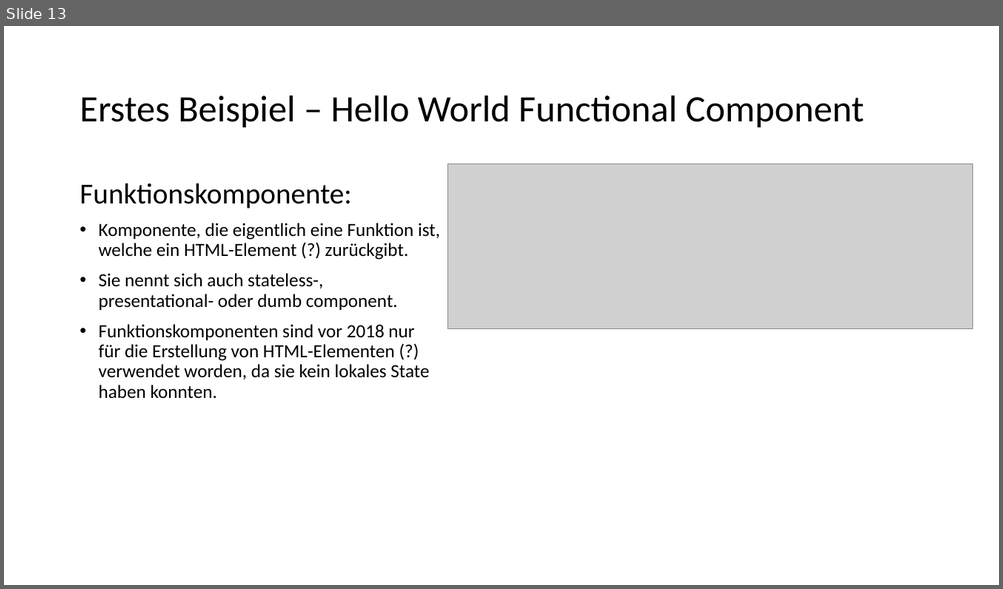
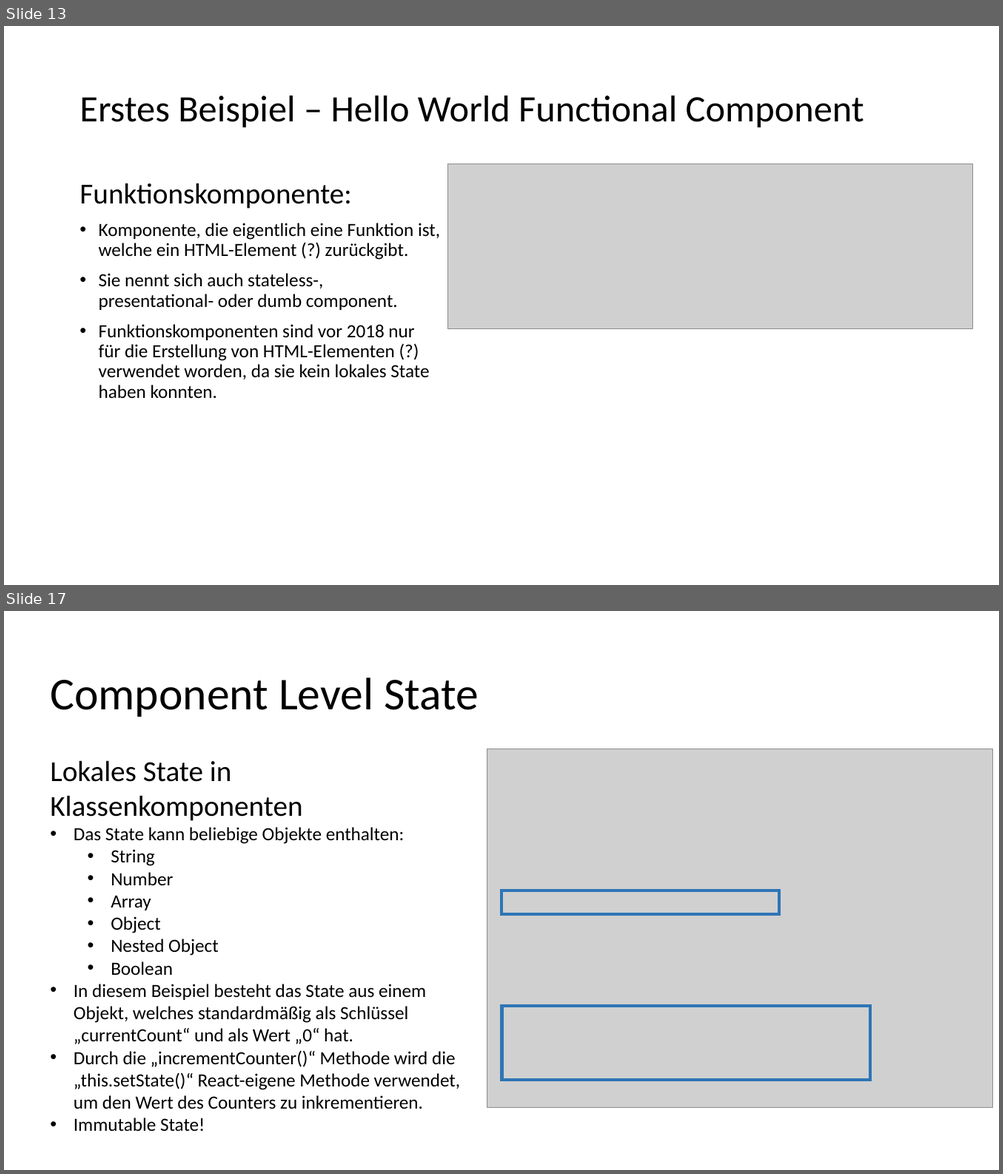
Before and after one commit to szitastamas/react_presentation_drheuer, a slide deck: React_Components.pptx. Shown one above the other, each under a label of ours: slide 13 before the commit, slides 13 and 17 after it; the slides between them are not shown. The pictures are 1003x589 and 1003x1174 pixels, drawn with LibreOffice and Linux fonts; fonts in the diff are those of the drawing; grey boxes stand for pictures. Boxes give left, top, right and bottom in pixels: in the first picture for what was removed or moved away, otherwise in the second. Text is boxed around its words. In the diff, an @@ line names an element or a change of style, - is before the commit and + after.

```diff
--- a/React_Components.pptx
+++ b/React_Components.pptx
@@ slide 17 added at <box>4,611,999,1170</box>, background #FFFFFF @@
@@ title added at <box>51,678,478,717</box>, 44 pt, text #000000 @@
+Component Level State
@@ text added at <box>50,760,460,1131</box>, 18 pt, text #000000 @@
+Lokales State in Klassenkomponenten
+• Das State kann beliebige Objekte enthalten:
+  • String
+  • Number
+  • Array
+  • Object
+  • Nested Object
+  • Boolean
+• In diesem Beispiel besteht das State aus einem Objekt, welches standardmäßig als Schlüssel „currentCount“ und als Wert „0“ hat.
+• Durch die „incrementCounter()“ Methode wird die „this.setState()“ React-eigene Methode verwendet, um den Wert des Counters zu inkrementieren.
+• Immutable State!
@@ picture added at <box>487,749,993,1108</box> @@
@@ rectangle added at <box>502,891,780,914</box>, outline #2E75B6 3 pt @@
@@ rectangle added at <box>502,1006,870,1081</box>, outline #2E75B6 3 pt @@
```
Also in this commit, not shown: 1 slide changed, 8 other slides added, 4 other files.
